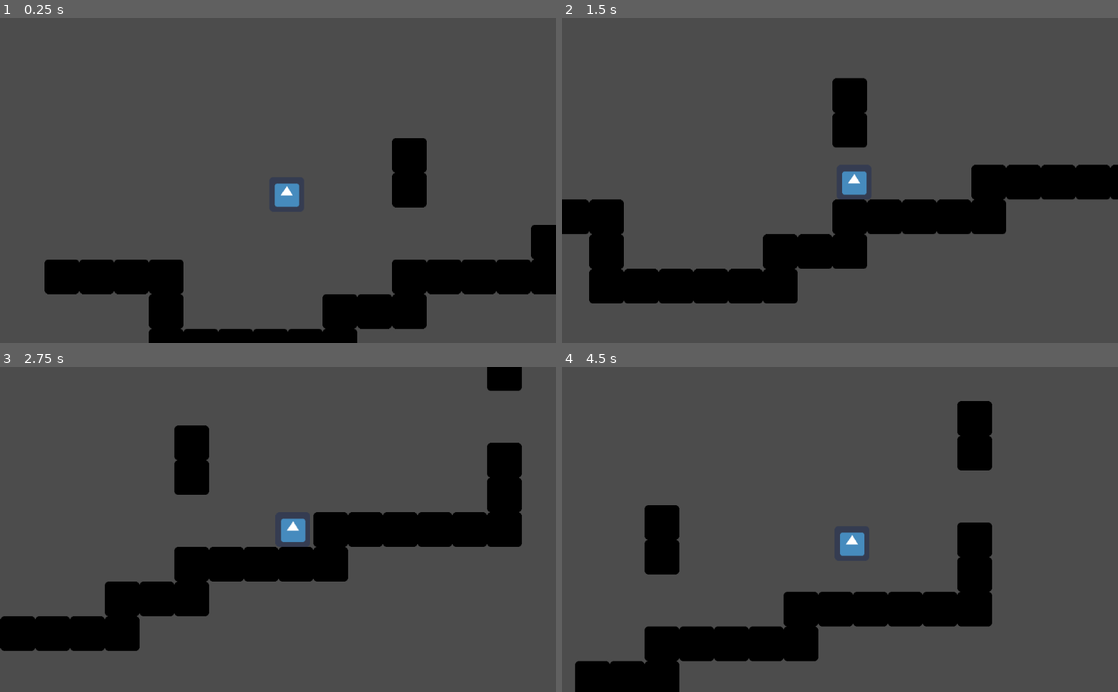
Above: before the commit, frames 1-4 (two rows, left to right).
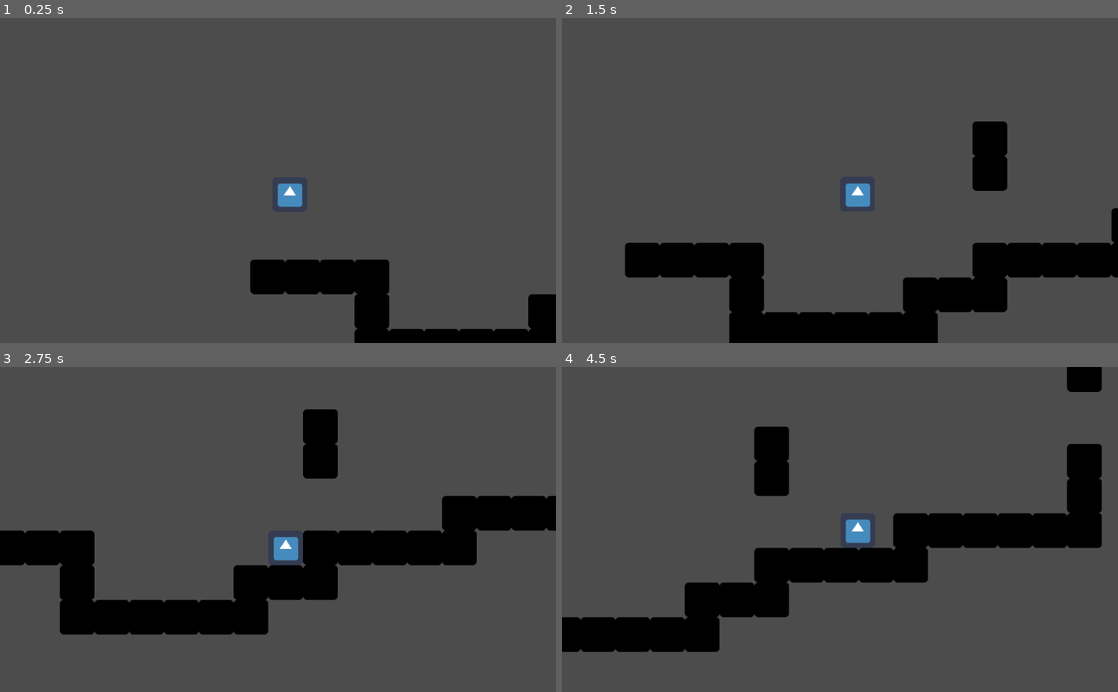
Above: after the commit, the same moments.

Repository: rpromerov/Patformer
Game: Godot game, scene res://World.tscn
The game is run twice, just before and just after one commit, with the same random seed, the same clock (stepped at 60 frames per second) and the same inputs. The engine's default icon, where the game draws it, is replaced by a stand-in: a white triangle on a blue panel in a dark square.
Inputs:
- Up to frame 1 (0.25 s): no input
- Up to frame 2 (1.5 s): hold Right (ui_right) from 0.53 s (still down); tap Up (ui_up) at 0.77 s
- Up to frame 3 (2.75 s): tap Up (ui_up) at 1.52 s; release Right (ui_right) at 2.03 s; hold Left (ui_left) from 2.03 s (still down)
- Up to frame 4 (4.5 s): release Left (ui_left) at 2.78 s; hold Right (ui_right) 2.78-4.28 s; tap Up (ui_up) at 3.02, 3.77 s; hold Left (ui_left) from 4.28 s (still down)

The runs differ from the first frame. In frame 1, 16% of the frame differs, in the area x 8-100%, y 36-100%; in frame 2, 25%; in frame 3, 19%; in frame 4, 26%, in the area x 0-98%, y 0-100%.

Commit message:
cambios varios

Diff:
--- a/KinematicBody2D.gd
+++ b/KinematicBody2D.gd
@@ -5,8 +5,8 @@
 # var b = "textvar"
 const UP = Vector2(0,-1)
 const GRAVITY = 20
-const  ACCELERATION = 150
-const MAX_SPEED = 230
+const  ACCELERATION = 180
+const MAX_SPEED = 240
 const JUMP_HEIGHT = -500
 var motion = Vector2()
 var i = 0
@@ -42,12 +42,12 @@
 		if motion.x > MAX_SPEED:
 			motion.x *= 0.95
 		else:
-			motion.x = ACCELERATION*0.8
+			motion.x = ACCELERATION*0.9
 		if Input.is_action_just_pressed("ui_up") and i == 0:
 			motion.y= JUMP_HEIGHT
 			i = 1
 		elif Input.is_action_just_pressed("ui_right")and c == 0:
-			motion.x = ACCELERATION*5
+			motion.x = ACCELERATION*4
 			c = 1
 		motion.x *= 1
 
--- a/World.tscn
+++ b/World.tscn
@@ -17,12 +17,13 @@
 
 [node name="KinematicBody2D" type="KinematicBody2D" parent="." index="0"]
 
-position = Vector2( 544, 128 )
+position = Vector2( 160, 128 )
 input_pickable = false
 collision_layer = 1
 collision_mask = 1
 collision/safe_margin = 0.08
 script = ExtResource( 1 )
+_sections_unfolded = [ "Collision", "Pickable" ]
 __meta__ = {
 "_edit_group_": true
 }
@@ -61,7 +62,7 @@
 editor_draw_screen = true
 editor_draw_limits = false
 editor_draw_drag_margin = false
-_sections_unfolded = [ "Limit", "Smoothing" ]
+_sections_unfolded = [ "Limit", "Material", "Smoothing" ]
 
 [node name="Walls" type="Node2D" parent="." index="1"]
 
Not shown, added: export_presets.cfg
Binary file added: redcube.png
Not shown, added: redcube.png.import
